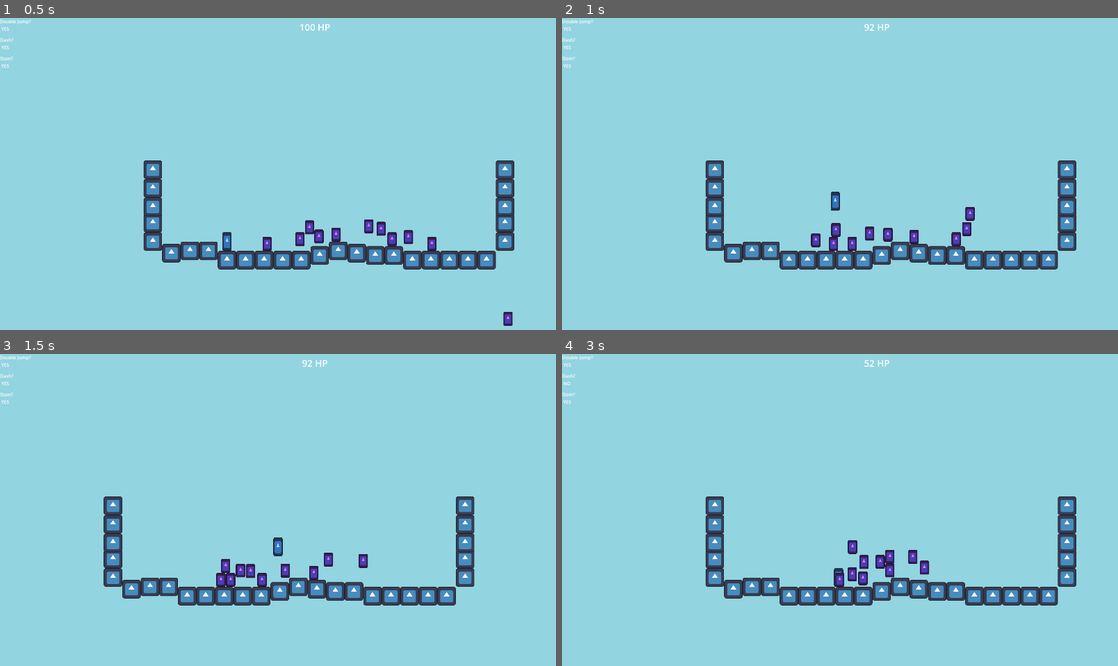
Above: before the commit, frames 1-4 (two rows, left to right).
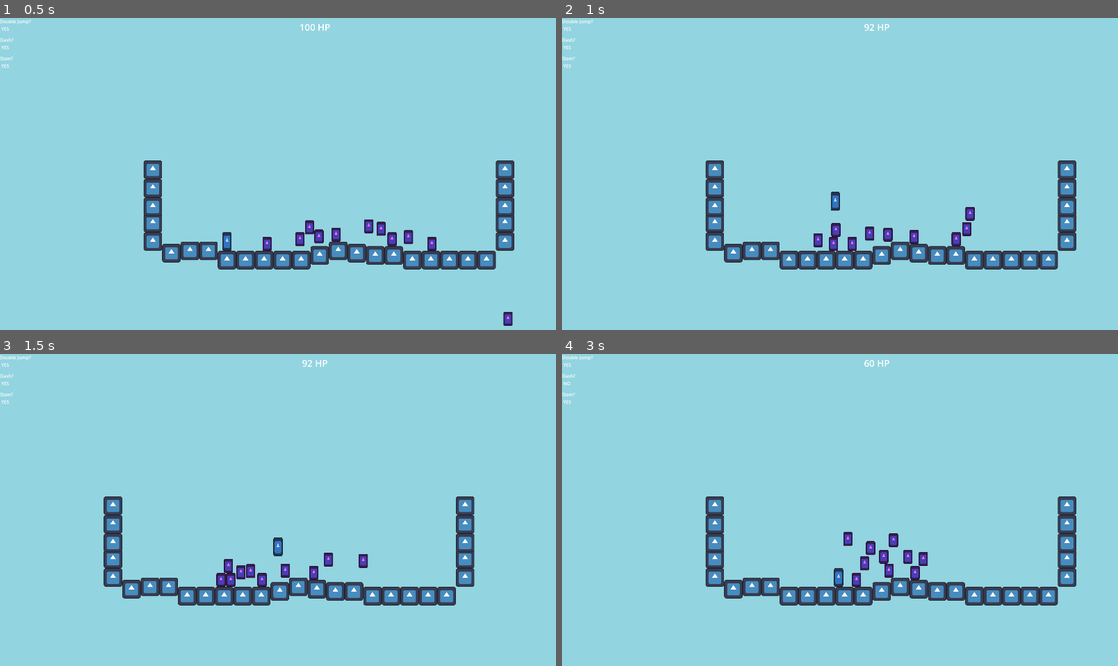
Above: after the commit, the same moments.

Repository: HeroHunterIguess/untitled-wip-game
Game: Godot game, scene res://scenes/worlds/test_scene.tscn
Two runs of this game, one before a commit and one after it. Both use one fixed random seed, a clock stepped at 60 frames per second and the inputs below. This scene is started directly instead of the project's main scene. The engine's default icon, where the game draws it, is replaced by a stand-in: a white triangle on a blue panel in a dark square.
Inputs (mouse positions are in pixels of both pictures, inside the frame that each line leads up to):
- Up to frame 1 (0.5 s): no input
- Up to frame 2 (1 s): move the mouse to (962, 158) at 0.52 s; hold D (right) from 0.53 s (still down); click (962, 158) at 0.6 s; tap Space (double jump) at 0.77 s
- Up to frame 3 (1.5 s): keep holding D (right); move the mouse to (166, 525) at 1.27 s; tap E (air_freeze) at 1.35 s
- Up to frame 4 (3 s): tap Space (double jump) at 1.52 s; click (728, 525) at 1.55 s; move the mouse to (895, 441) at 2.02 s; release D (right) at 2.03 s; hold A (left) 2.03-2.78 s; tap Shift (dash) at 2.1 s; click (895, 441) at 2.3 s; move the mouse to (812, 572) at 2.77 s; hold D (right) from 2.78 s (still down); right-click (812, 572) at 2.85 s

Frame 1 is identical in both runs. In frame 2, less than 0.1% of the frame differs, in the area x 44-47%, y 69-74%; in frame 3, 0.1%; in frame 4, 1.1%, in the area x 49-67%, y 1-75%.

Commit message:
balancing changes

Diff:
--- a/scenes/objects/health_pickup.tscn
+++ b/scenes/objects/health_pickup.tscn
@@ -4,7 +4,7 @@
 [ext_resource type="Texture2D" uid="uid://bvhe2m66j7025" path="res://icon.svg" id="1_vmwfw"]
 
 [sub_resource type="CircleShape2D" id="CircleShape2D_8lmx5"]
-radius = 24.0
+radius = 25.298222
 
 [node name="health_pickup" type="Area2D" unique_id=1357647121]
 collision_layer = 6
--- a/scripts/game/basic_melee.gd
+++ b/scripts/game/basic_melee.gd
@@ -1,7 +1,7 @@
 extends Area2D
 
 const DAMAGE = 50
-const KNOCKBACK = 300
+const KNOCKBACK = 270
 
 func _on_area_entered(area: Area2D) -> void:
 	var object = area.get_parent()
--- a/scripts/objects/health_pickup.gd
+++ b/scripts/objects/health_pickup.gd
@@ -1,6 +1,6 @@
 extends Area2D
 
-const HEALING = 5
+const HEALING = 3
 
 
 func _on_area_entered(area: Area2D) -> void:
